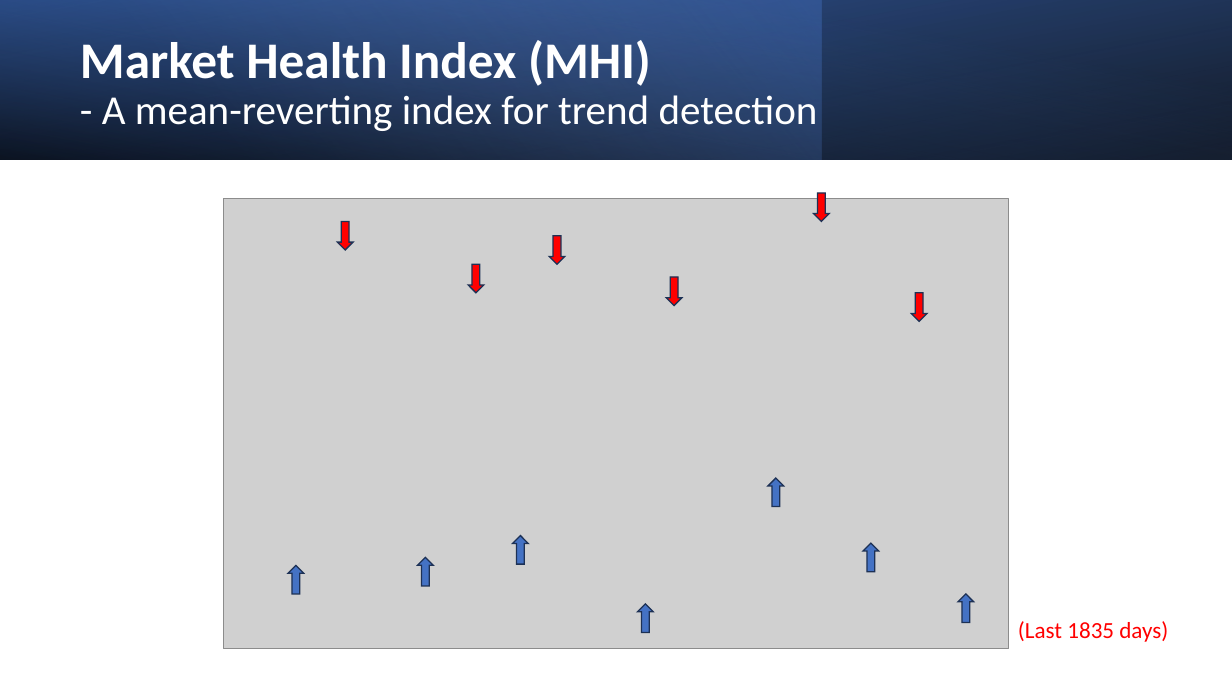
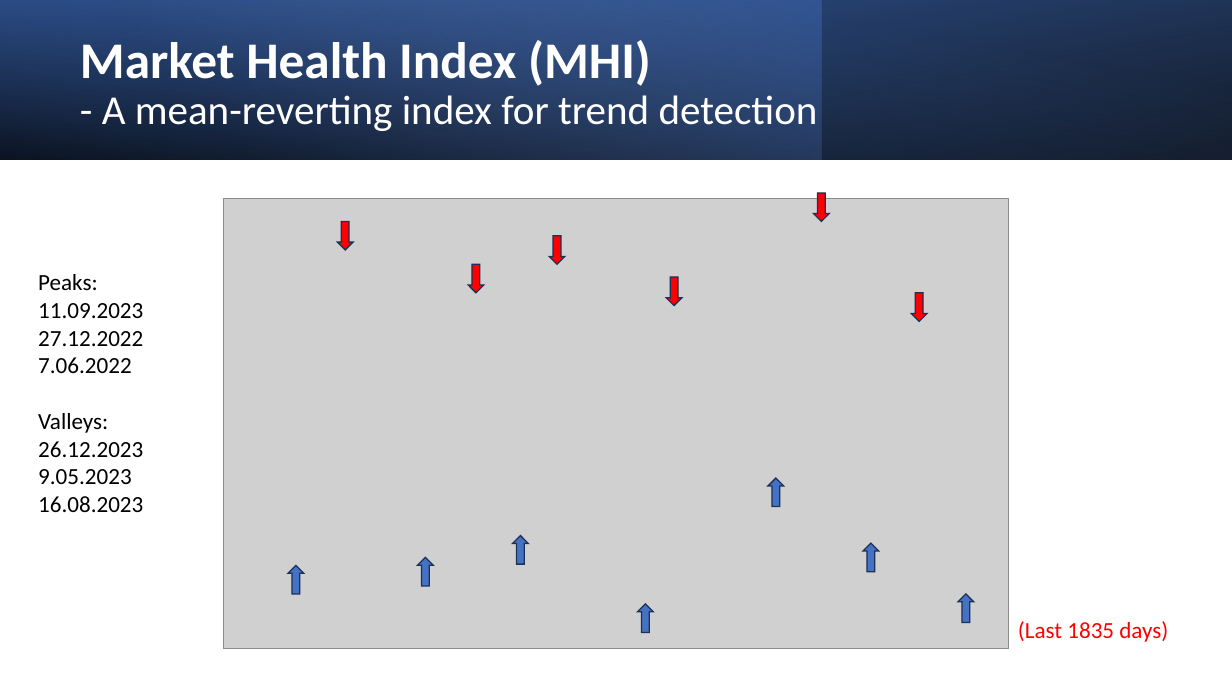
Before and after one commit to MarkovMarkowitz/MarkovMarkowitz, a slide deck: slide 1 of INVESTOR PRESENTATIONS/Investor Presentation v1.pptx (slide 2 before the commit). Drawn at 1232x693 pixels with LibreOffice and Linux fonts; fonts in the diff are those of the drawing; grey boxes stand for pictures. Boxes give left, top, right and bottom in pixels: in the first picture for what was removed or moved away, otherwise in the second. Text is boxed around its words. In the diff, an @@ line names an element or a change of style, - is before the commit and + after.

```diff
--- a/INVESTOR PRESENTATIONS/Investor Presentation v1.pptx
+++ b/INVESTOR PRESENTATIONS/Investor Presentation v1.pptx
@@ text added at [38, 274, 143, 512], 18 pt, text #000000 @@
+Peaks:
+11.09.2023
+27.12.2022
+7.06.2022
+Valleys:
+26.12.2023
+9.05.2023
+16.08.2023
```
Also in this commit, not shown: 2 other slides changed, 1 slide removed, 3 other files.
